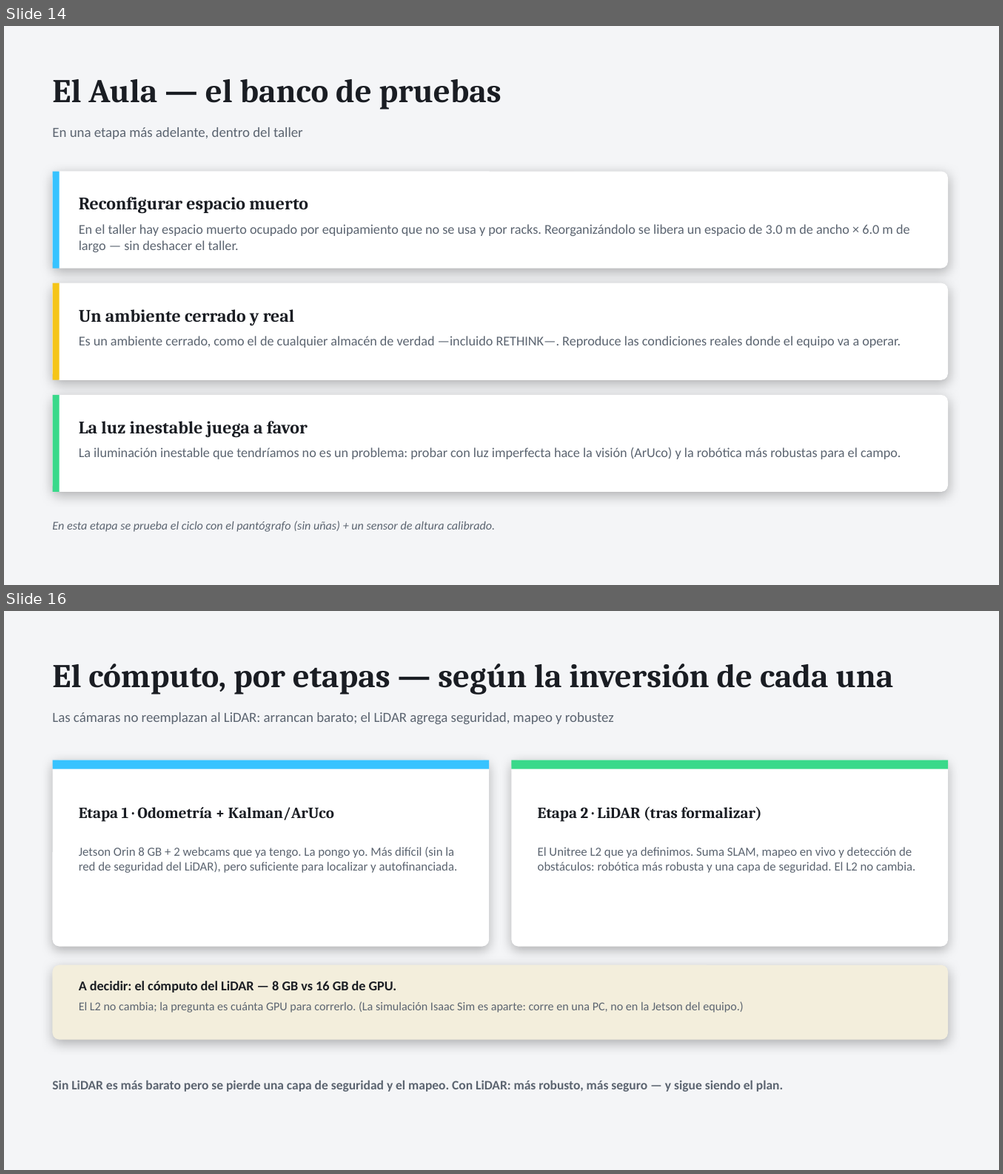
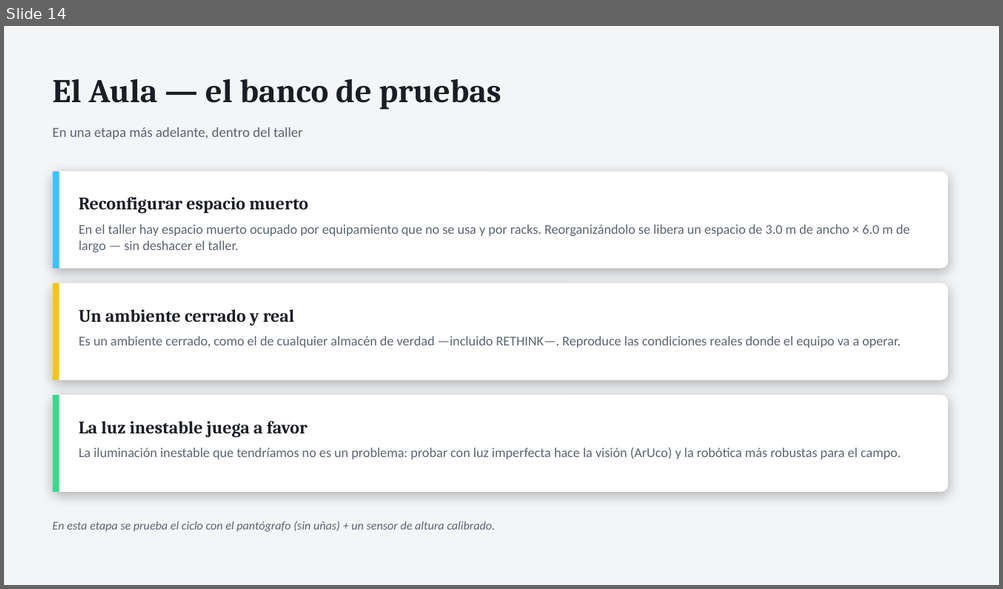
Before and after one commit to Rodzilla-TheCreator/tata, a slide deck: presentaciones/TaTa_Estado_y_Pedido_Omar.pptx. Shown one above the other, each under a label of ours: slides 14 and 16 before the commit, slide 14 after it; the slides between them are not shown. The pictures are 1003x1174 and 1003x589 pixels, drawn with LibreOffice and Linux fonts; fonts in the diff are those of the drawing. Boxes give left, top, right and bottom in pixels: in the first picture for what was removed or moved away, otherwise in the second. Text is boxed around its words. In the diff, an @@ line names an element or a change of style, - is before the commit and + after.

```diff
--- a/presentaciones/TaTa_Estado_y_Pedido_Omar.pptx
+++ b/presentaciones/TaTa_Estado_y_Pedido_Omar.pptx
@@ slide 16 removed at bbox=[4, 611, 999, 1170], background #F4F5F7 @@
@@ text removed at bbox=[52, 664, 893, 695] @@
-El cómputo, por etapas — según la inversión de cada una
@@ text removed at bbox=[52, 712, 614, 724] @@
-Las cámaras no reemplazan al LiDAR: arrancan barato; el LiDAR agrega seguridad, mapeo y robustez
@@ rounded rectangle removed at bbox=[53, 760, 489, 947] @@
@@ rectangle removed at bbox=[53, 760, 489, 769] @@
@@ rounded rectangle removed at bbox=[512, 760, 948, 947] @@
@@ rectangle removed at bbox=[512, 760, 948, 769] @@
@@ text removed at bbox=[79, 807, 334, 822] @@
-Etapa 1 · Odometría + Kalman/ArUco
@@ text removed at bbox=[538, 807, 762, 822] @@
-Etapa 2 · LiDAR (tras formalizar)
@@ text removed at bbox=[79, 847, 458, 873] @@
-Jetson Orin 8 GB + 2 webcams que ya tengo. La pongo yo. Más difícil (sin la red de seguridad del LiDAR), pero suficiente para localizar y autofinanciada.
@@ text removed at bbox=[538, 847, 915, 873] @@
-El Unitree L2 que ya definimos. Suma SLAM, mapeo en vivo y detección de obstáculos: robótica más robusta y una capa de seguridad. El L2 no cambia.
@@ rounded rectangle removed at bbox=[53, 965, 948, 1040] @@
@@ text removed at bbox=[79, 981, 397, 993] @@
-A decidir: el cómputo del LiDAR — 8 GB vs 16 GB de GPU.
@@ text removed at bbox=[79, 1002, 743, 1013] @@
-El L2 no cambia; la pregunta es cuánta GPU para correrlo. (La simulación Isaac Sim es aparte: corre en una PC, no en la Jetson del equipo.)
@@ text removed at bbox=[52, 1080, 782, 1092] @@
-Sin LiDAR es más barato pero se pierde una capa de seguridad y el mapeo. Con LiDAR: más robusto, más seguro — y sigue siendo el plan.
```
Also in this commit, not shown: 6 slides changed, 2 other files.
